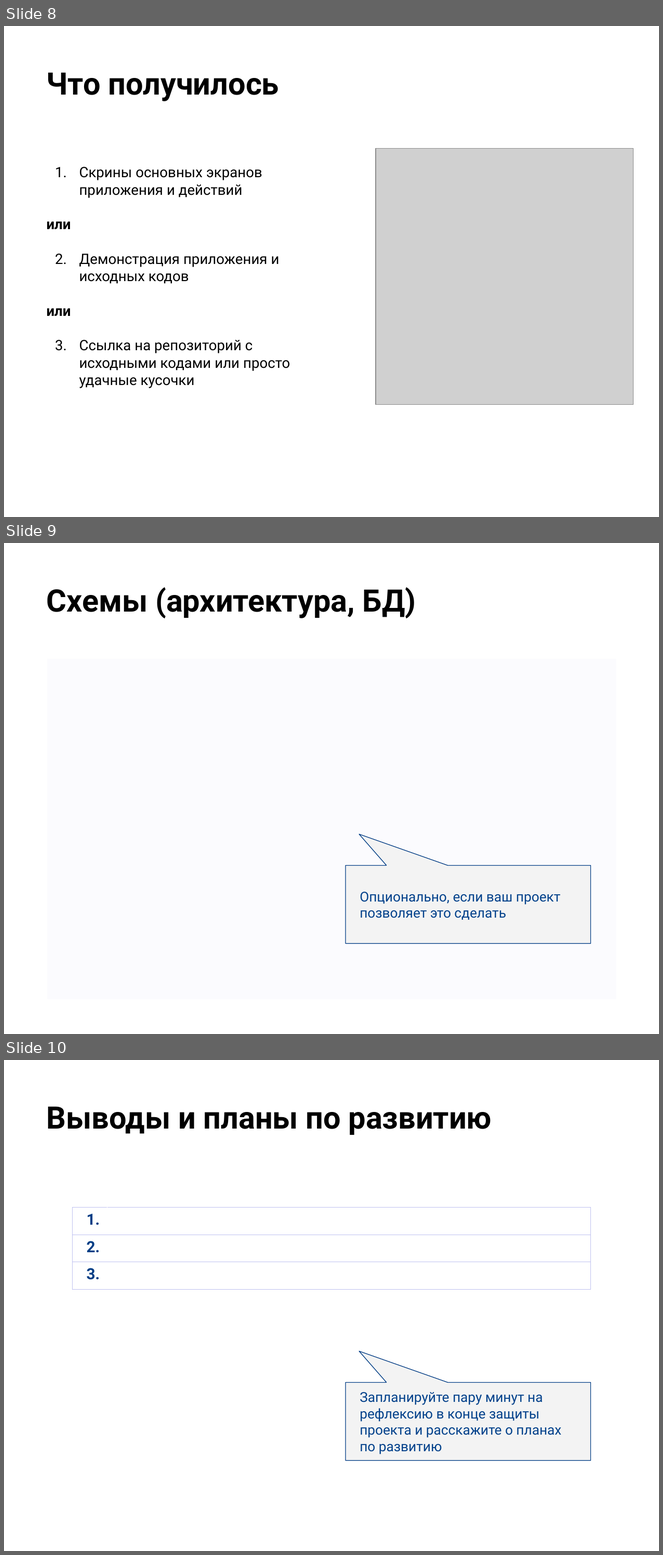
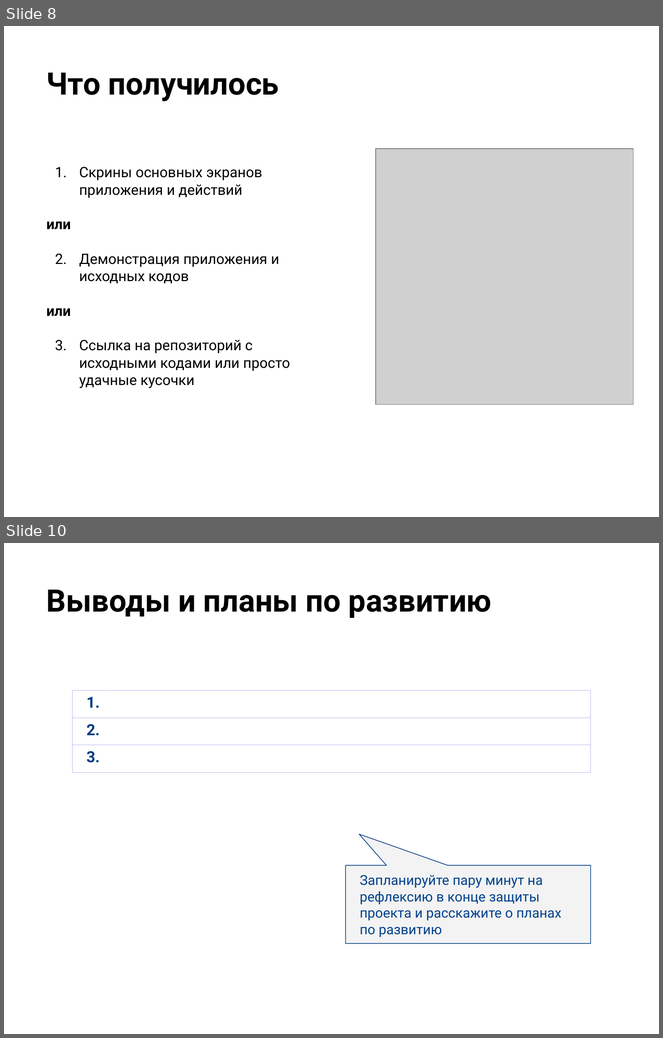
Before and after one commit to otus-learn-ivan/final_project_task, a slide deck: Защита проекта.pptx. Shown one above the other, each under a label of ours: slides 8, 9 and 10 before the commit, slides 8 and 10 after it; the slides between them are not shown. The pictures are 663x1555 and 663x1038 pixels, drawn with LibreOffice and Linux fonts; fonts in the diff are those of the drawing; grey boxes stand for pictures; background and template pictures are left out. Boxes give left, top, right and bottom in pixels: in the first picture for what was removed or moved away, otherwise in the second. Text is boxed around its words. In the diff, an @@ line names an element or a change of style, - is before the commit and + after.

```diff
--- a/Защита проекта.pptx
+++ b/Защита проекта.pptx
@@ slide 9 removed at (x1=4, y1=543, x2=659, y2=1034), background picture (left out) @@
@@ title removed at (x1=47, y1=587, x2=416, y2=618) @@
-Схемы (архитектура, БД)
@@ rectangle removed at (x1=47, y1=659, x2=616, y2=1000) @@
@@ speech box removed at (x1=345, y1=865, x2=591, y2=943) @@
-Опционально, если ваш проект позволяет это сделать
```
Also in this commit, not shown: 3 slides changed, 1 slide added.
